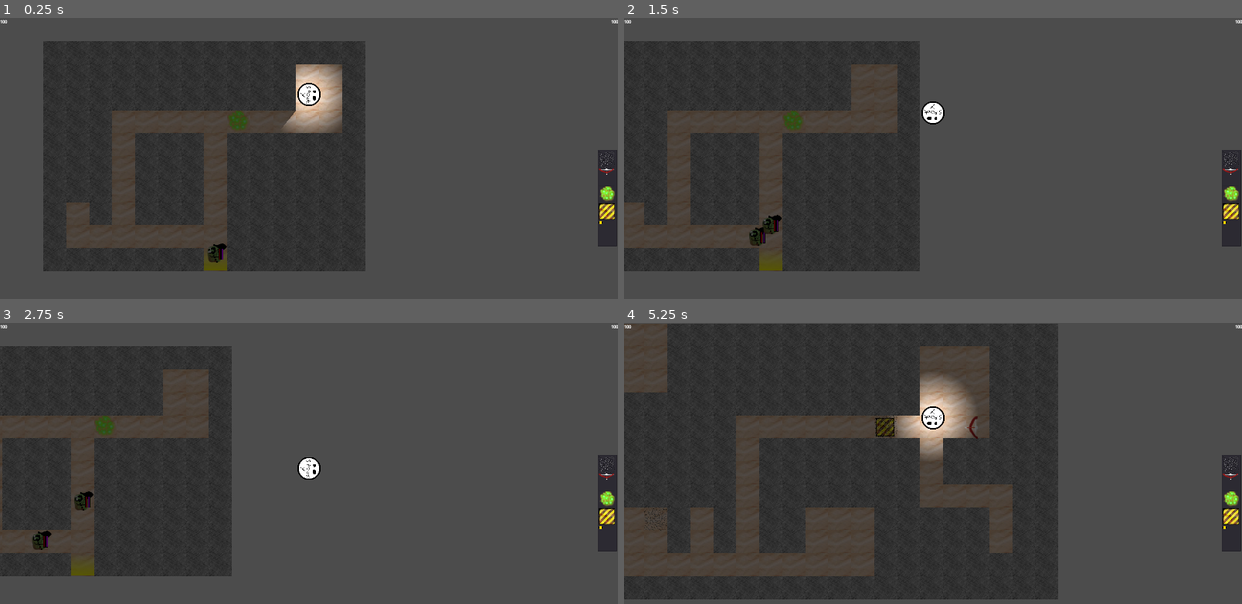
Above: before the commit, frames 1-4 (two rows, left to right).
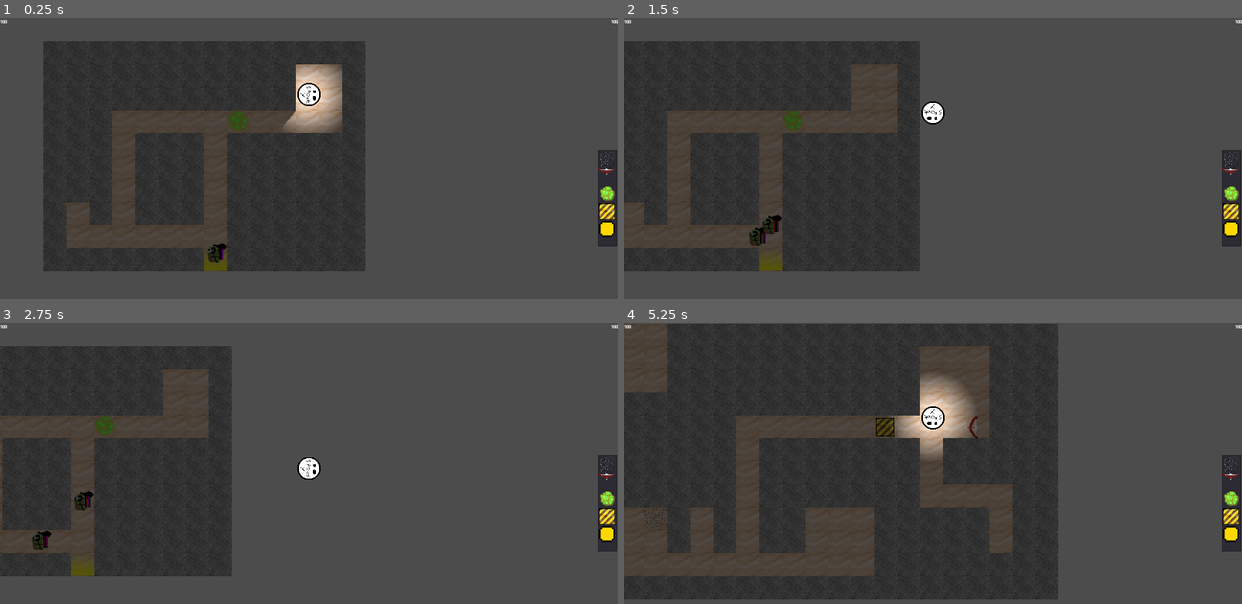
Above: after the commit, the same moments.

Repository: Solid-Squid-Contingent/LD-48
Game: Godot game, scene res://scenes/Game.tscn
Same seed, same stepped clock (60 frames per second), same inputs: the game is played once before the commit and once after it.
Inputs (mouse positions are in pixels of both pictures, inside the frame that each line leads up to):
- Up to frame 1 (0.25 s): no input
- Up to frame 2 (1.5 s): tap Enter at 0.5 s; move the mouse to (840, 248) at 0.52 s; press the mouse at (840, 248) at 0.53 s; hold D (right) 0.53-1.28 s; move the mouse to (772, 231) at 1.27 s; release the mouse at (772, 231) at 1.28 s; hold S (down) from 1.28 s (still down); click (772, 231) at 1.35 s
- Up to frame 3 (2.75 s): move the mouse to (370, 421) at 2.02 s; release S (down) at 2.03 s; hold D (right) from 2.03 s (still down); hold Right mouse button (interact) from 2.03 s (still down); click (370, 421) at 2.3 s
- Up to frame 4 (5.25 s): move the mouse to (902, 567) at 2.77 s; release D (right) at 2.78 s; release Right mouse button (interact) at 2.78 s; hold W (up) 2.78-3.53 s; tap 1 at 2.85 s; click (902, 567) at 3.05 s; move the mouse to (698, 544) at 3.52 s; press the mouse at (698, 544) at 3.53 s; hold A (left) 3.53-5.03 s; tap 9 at 3.6 s; move the mouse to (766, 511) at 4.27 s; release the mouse at (766, 511) at 4.28 s; tap Q at 4.35 s; click (766, 511) at 4.55 s; move the mouse to (883, 426) at 5.02 s; press the mouse at (883, 426) at 5.03 s; hold S (down) from 5.03 s (still down)

The runs differ from the first frame. In frame 1, 0.1% of the frame differs, in the area x 96-100%, y 72-79%; in frame 2, 0.1%; in frame 3, 0.1%; in frame 4, 0.2%, in the area x 40-100%, y 32-79%.
Error before the commit: Invalid get index '8' (on base: 'Array'). (res://scenes/ItemList.gd:29)
Error after the commit: Invalid get index '8' (on base: 'Array'). (res://ItemList.gd:29)

Commit message:
Improve floor snap, add wall snap

Diff:
--- a/scenes/Lamp.gd
+++ b/Lamp.gd
@@ -12,3 +12,6 @@
 
 func getIcon():
 	return $Sprite.texture
+
+static func wallSnap():
+	return false
--- a/scenes/Lamp.tscn
+++ b/scenes/Lamp.tscn
@@ -2,10 +2,9 @@
 
 [ext_resource path="res://resources/graphics/light.png" type="Texture" id=1]
 [ext_resource path="res://resources/graphics/lamp.png" type="Texture" id=2]
-[ext_resource path="res://scenes/Lamp.gd" type="Script" id=3]
+[ext_resource path="res://Lamp.gd" type="Script" id=3]
 
 [node name="Lamp" type="Light2D"]
-scale = Vector2( 2, 2 )
 texture = ExtResource( 1 )
 shadow_enabled = true
 shadow_color = Color( 0, 0, 0, 1 )
--- a/scenes/UI.tscn
+++ b/scenes/UI.tscn
@@ -2,7 +2,7 @@
 
 [ext_resource path="res://scripts/UI.gd" type="Script" id=1]
 [ext_resource path="res://resources/fonts/OpenSans-Bold.tres" type="DynamicFont" id=2]
-[ext_resource path="res://scenes/ItemList.gd" type="Script" id=3]
+[ext_resource path="res://ItemList.gd" type="Script" id=3]
 
 [sub_resource type="Theme" id=1]
 
@@ -46,6 +46,7 @@
 margin_right = 1917.0
 margin_bottom = 710.0
 theme = SubResource( 1 )
+fixed_icon_size = Vector2( 50, 50 )
 script = ExtResource( 3 )
 __meta__ = {
 "_edit_use_anchors_": false
--- a/scripts/ArrowTrap.gd
+++ b/scripts/ArrowTrap.gd
@@ -37,3 +37,6 @@
 
 static func getIcon():
 	return icon
+
+static func wallSnap():
+	return true
--- a/scripts/CurrentItemPreview.gd
+++ b/scripts/CurrentItemPreview.gd
@@ -2,32 +2,67 @@
 
 onready var player = get_tree().get_nodes_in_group("Player")[0]
 
-const previewOffset = Vector2(10, 5)
+const previewOffset = Vector2(0,0) # Vector2(10, 5)
 
 const minSnapDistance = 5
 
 func _ready():
 	pass # Replace with function body.
 
-func closestWallSnapPosition():
+func wallSnapRotation():
 	return Vector2(0,0)
 
-func closestFloorSnapPosition():
+func setClosestFloorSnapPosition(wallSnap):
+	player.canPlaceCurrentItem = true
+
 	var currentLayout = player.layout
-	var mousePositionInLevel = currentLayout.get_global_mouse_position()
+	var mousePositionInLevel = get_global_mouse_position()
 	var positionInMap = currentLayout.world_to_map(currentLayout.to_local(mousePositionInLevel))
 	var typeOfTile = currentLayout.get_cellv(positionInMap)
 	if typeOfTile == 1: #is floor
-		var whack = positionInMap * Vector2(50, 50) + Vector2(25,25)
-		return whack
+		if (mousePositionInLevel - player.global_position).length() < player.INTERACT_RANGE:
+			modulate = Color.green
+		else:
+			modulate = Color.yellow
+			modulate.a = 0.5
+			player.canPlaceCurrentItem = false
+
+		var cellPosition = currentLayout.map_to_world(positionInMap)
+		var cellSize = currentLayout.cell_size
+
+		if wallSnap:
+			var offset = mousePositionInLevel - cellPosition
+			if offset.x > offset.y:
+				if cellSize.x - offset.x > offset.y:
+					rotation = deg2rad(0)
+				else:
+					rotation = deg2rad(90)
+			else:
+				if cellSize.x - offset.x > offset.y:
+					rotation = deg2rad(270)
+				else:
+					rotation = deg2rad(180)
+
+			if currentLayout.get_cellv(positionInMap + Vector2.UP.rotated(rotation)) == 1: #is floor
+				modulate = Color.red
+				modulate.a = 0.5
+				player.canPlaceCurrentItem = false
+
+		position = cellPosition + cellSize / 2
 	else:
-		return get_global_mouse_position() + previewOffset
+		modulate = Color.red
+		modulate.a = 0.5
+		player.canPlaceCurrentItem = false
 
-func _process(delta):
+		position = get_global_mouse_position() + previewOffset
+
+func _process(_delta):
 	var currentItem = player.getCurrentItem()
 	if currentItem:
 		show()
 		texture = currentItem.getIcon()
-		position = closestFloorSnapPosition()
+		setClosestFloorSnapPosition(currentItem.wallSnap())
+		currentItem.position = position
+		currentItem.rotation = rotation
 	else:
 		hide()
--- a/scripts/Goo.gd
+++ b/scripts/Goo.gd
@@ -10,3 +10,6 @@
 
 static func getIcon():
 	return icon
+
+static func wallSnap():
+	return false
--- a/scripts/Player.gd
+++ b/scripts/Player.gd
@@ -26,11 +26,13 @@
 var waveScreen
 
 
-onready var lampScene = preload("res://scenes/Lamp.tscn")
-onready var pressurePlateScene = preload("res://scenes/PressurePlate.tscn")
-onready var arrowTrapScene = preload("res://scenes/ArrowTrap.tscn")
-onready var spikesScene = preload("res://scenes/Spikes.tscn")
-onready var currentItem = null
+const lampScene = preload("res://scenes/Lamp.tscn")
+const pressurePlateScene = preload("res://scenes/PressurePlate.tscn")
+const arrowTrapScene = preload("res://scenes/ArrowTrap.tscn")
+const spikesScene = preload("res://scenes/Spikes.tscn")
+var currentItem = null
+var canPlaceCurrentItem = true
+
 
 func _ready():
 	updateLayout()
@@ -69,7 +71,7 @@
 	if event.is_action_pressed("build"):
 		var target = get_global_mouse_position()
 
-		if (target - global_position).length() < INTERACT_RANGE:
+		if canPlaceCurrentItem:
 			placeItem(currentItem, target)
 	elif event is InputEventKey and event.pressed:
 		if event.scancode == KEY_Q:
@@ -91,7 +93,6 @@
 		var index = positionInMap(target)
 		if layout.get_cellv(index) == 1:
 			money -= 10
-			item.position = target
 			currentItem = null
 			level.add_child(item)
 
--- a/scripts/PressurePlate.gd
+++ b/scripts/PressurePlate.gd
@@ -55,3 +55,6 @@
 
 static func getIcon():
 	return notPressedImage
+
+static func wallSnap():
+	return false
--- a/scripts/Spikes.gd
+++ b/scripts/Spikes.gd
@@ -9,4 +9,7 @@
 	body.collideWithSpikes()
 
 static func getIcon():
-	return icon;
+	return icon
+
+static func wallSnap():
+	return false
Renamed: scenes/ItemList.gd -> ItemList.gd
Binary file changed: resources/graphics/lamp.png
